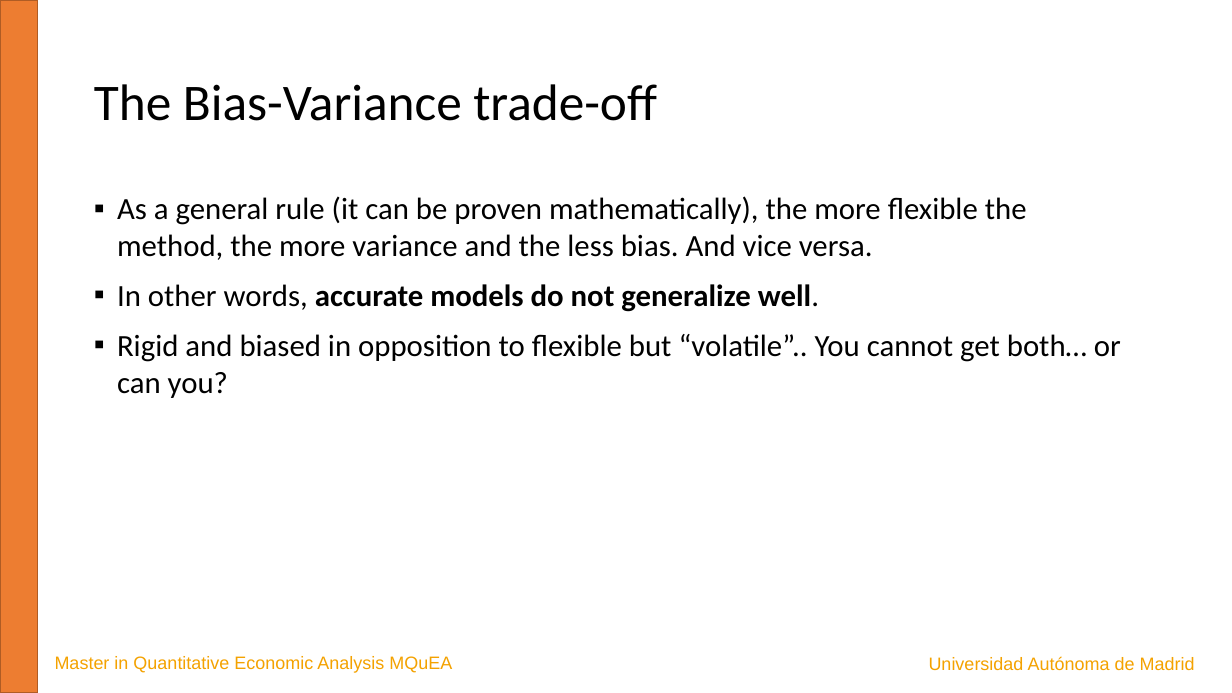
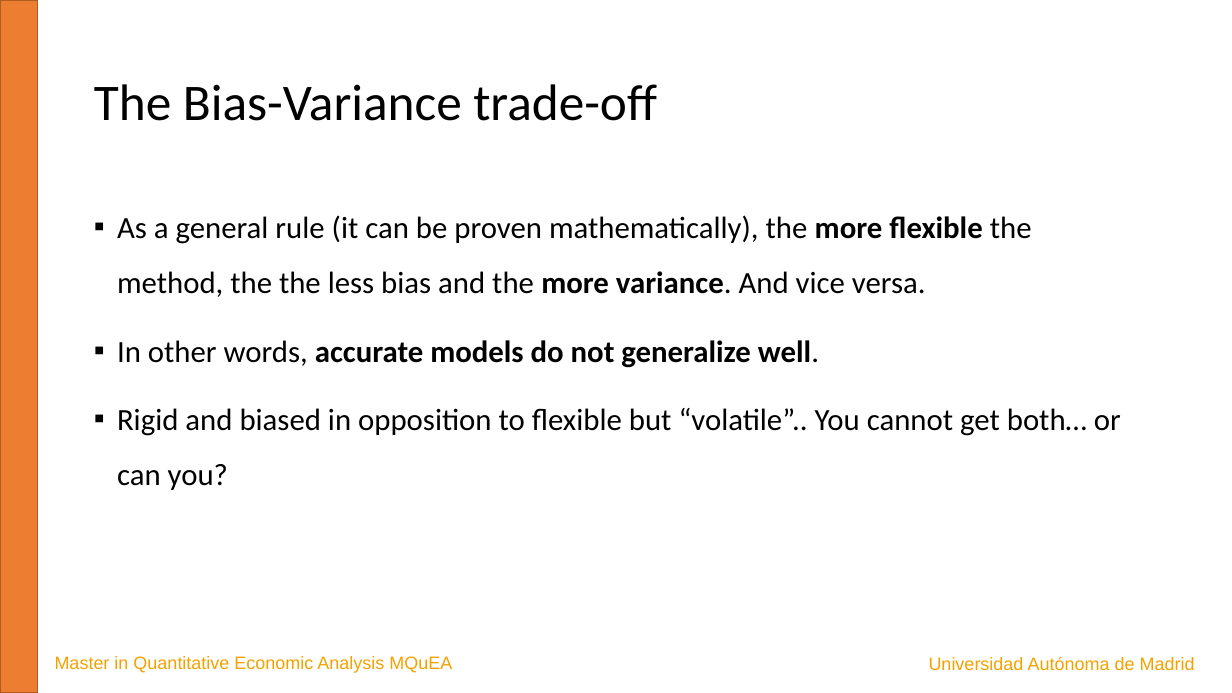
Before and after one commit to JavierBas/IMLEF-MQuEA, a slide deck: slide 18 of Slides/Topic 1 What is ML.pptx (slide 17 before the commit). Drawn at 1232x693 pixels with LibreOffice and Linux fonts; fonts in the diff are those of the drawing. Boxes give left, top, right and bottom in pixels: in the first picture for what was removed or moved away, otherwise in the second. Text is boxed around its words. In the diff, an @@ line names an element or a change of style, - is before the commit and + after.

```diff
--- a/Slides/Topic 1 What is ML.pptx
+++ b/Slides/Topic 1 What is ML.pptx
@@ text at bbox=[117, 215, 1032, 297]: text changed @@
-▪ As a general rule (it can be proven mathematically), the more flexible the method, the more variance and the less bias. And vice versa.
+▪ As a general rule (it can be proven mathematically), the more flexible the method, the the less bias and the more variance. And vice versa.
@@ text at bbox=[117, 340, 1121, 490]: line spacing 1 to 1.5 @@
```
Also in this commit, not shown: 7 other slides changed, 1 slide added.
